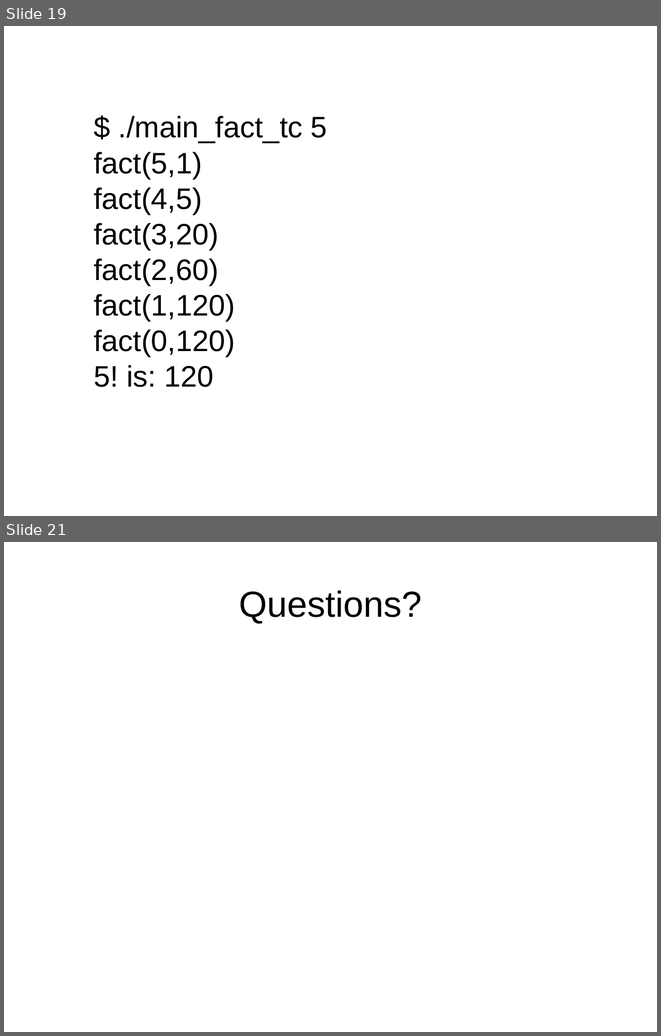
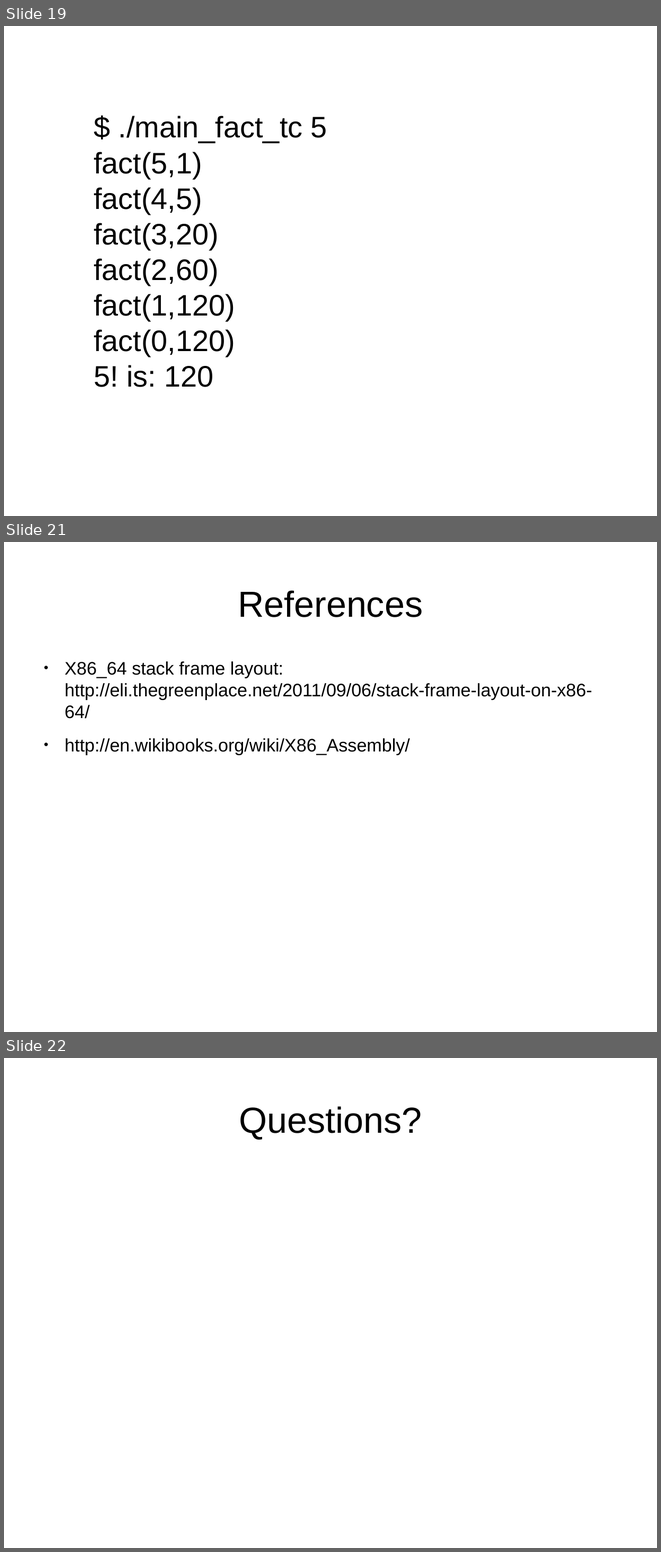
Before and after one commit to philtomson/TCO_in_gcc_talk, a slide deck: TCO_in_gcc.odp. Shown one above the other, each under a label of ours: slides 19 and 21 before the commit, slides 19, 21 and 22 after it; the slides between them are not shown. The pictures are 661x1036 and 661x1552 pixels, drawn with LibreOffice and Linux fonts; fonts in the diff are those of the drawing. Boxes give left, top, right and bottom in pixels: in the first picture for what was removed or moved away, otherwise in the second. Text is boxed around its words. In the diff, an @@ line names an element or a change of style, - is before the commit and + after.

Commit message:
added a references slide

```diff
--- a/TCO_in_gcc.odp
+++ b/TCO_in_gcc.odp
@@ slide 21 added at [4,542,657,1032], background #FFFFFF @@
@@ title added at [238,590,423,617], 44 pt, text #000000 @@
+References
@@ text added at [64,661,592,755], 22 pt, text #000000 @@
+● X86_64 stack frame layout: http://eli.thegreenplace.net/2011/09/06/stack-frame-layout-on-x86-64/
+● http://en.wikibooks.org/wiki/X86_Assembly/
@@ what was slide 21 is now slide 22 @@
```
Also in this commit, not shown: 1 slide changed, 1 other file.
